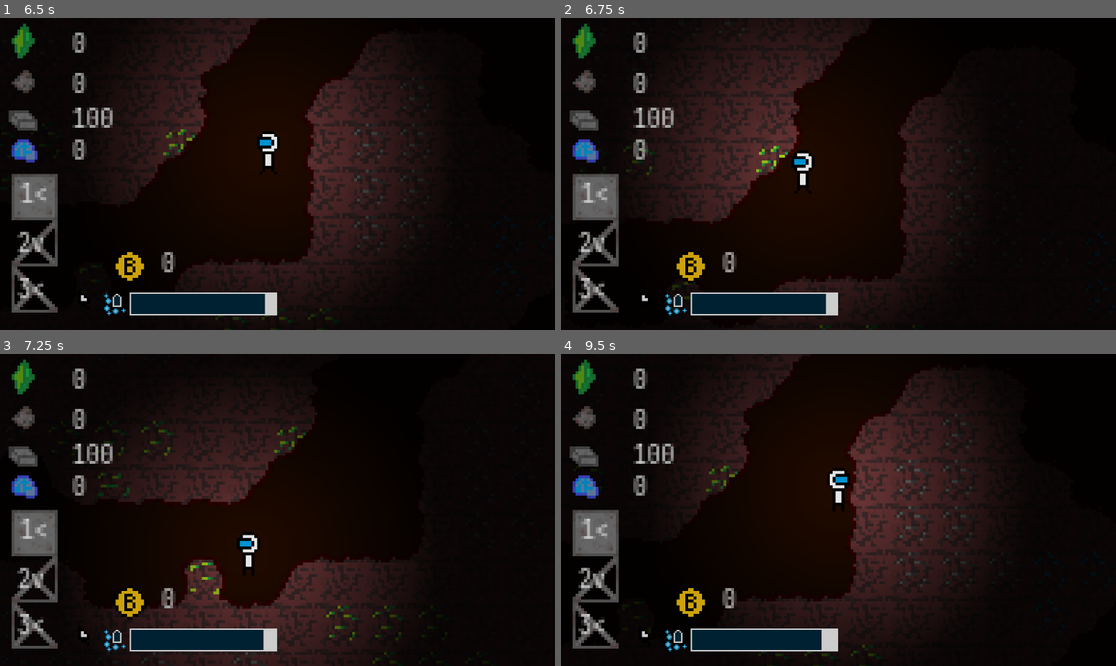
Above: before the commit, frames 1-4 (two rows, left to right).
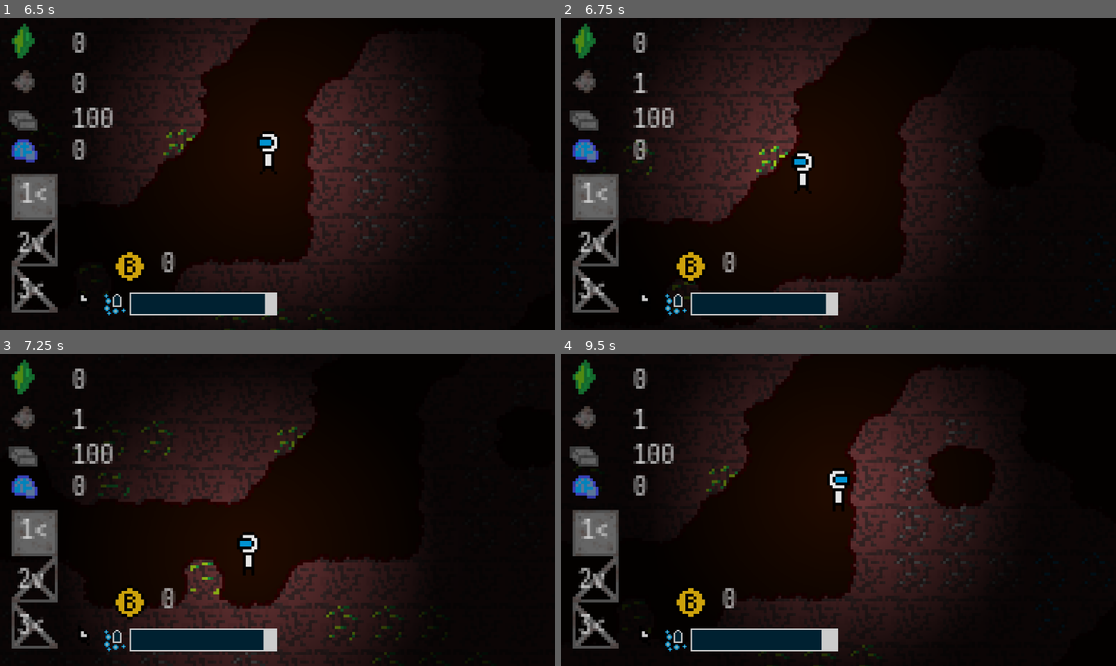
Above: after the commit, the same moments.

Repository: LukyXspacE/gamejam-campfire-prague
Game: Godot game, scene res://Tscenes/main.tscn
Two runs of this game, one before a commit and one after it. Both use one fixed random seed, a clock stepped at 60 frames per second and the inputs below.
Inputs (mouse positions are in pixels of both pictures, inside the frame that each line leads up to):
- Up to frame 1 (6.5 s): tap B (Smelt) every 0.75 s from 0.5 to 4.25 s; move the mouse to (399, 158) at 0.52 s; press the mouse at (399, 158) at 0.53 s; hold D (Right) 0.53-2.03 s; tap Space (Jump) at 0.77, 1.52, 3.02, 3.77, 4.52, 6.02 s; move the mouse to (166, 189) at 1.27 s; release the mouse at (166, 189) at 1.28 s; right-click (166, 189) at 1.35 s; move the mouse to (333, 105) at 2.02 s; hold A (Left) 2.03-2.78 s; tap 1 (Place1) at 2.1 s; move the mouse to (249, 236) at 2.77 s; hold D (Right) 2.78-4.28 s; tap 2 (Place2) at 2.85 s; move the mouse to (444, 220) at 3.52 s; tap 3 (Place3) at 3.6 s; move the mouse to (111, 127) at 4.27 s; hold A (Left) 4.28-5.03 s; tap Y (Sell) at 4.35 s; move the mouse to (305, 174) at 5.02 s; hold D (Right) 5.03-5.78 s; hold B (Smelt) 5.03-5.78 s; move the mouse to (194, 96) at 5.77 s; hold A (Left) from 5.78 s (still down); click (194, 96) at 5.85 s
- Up to frame 2 (6.75 s): keep holding A (Left); move the mouse to (960, 158) at 6.52 s; hold Right mouse button (Mine) from 6.53 s (still down)
- Up to frame 3 (7.25 s): keep holding A (Left); keep holding Right mouse button (Mine); tap Space (Jump) at 6.77 s
- Up to frame 4 (9.5 s): move the mouse to (727, 525) at 7.27 s; release A (Left) at 7.28 s; release Right mouse button (Mine) at 7.28 s; hold D (Right) from 7.28 s (still down); tap 1 (Place1) at 7.35 s; tap Space (Jump) at 7.52, 9.02 s; move the mouse to (894, 441) at 8.02 s; tap 2 (Place2) at 8.1 s; move the mouse to (810, 572) at 8.77 s; tap 3 (Place3) at 8.85 s

Frame 1 is identical in both runs. In frame 2, 0.1% of the frame differs, in the area x 13-16%, y 17-25%; in frame 3, 0.1%; in frame 4, 1.6%, in the area x 13-78%, y 17-59%.
Error before the commit: Attempt to call function 'addResource' in base 'null instance' on a null instance. (res://Scrpits/map.gd:92)

Commit message:
Fixed inventory not working bug

Diff:
--- a/Scrpits/map.gd
+++ b/Scrpits/map.gd
@@ -1,7 +1,7 @@
 extends TileMapLayer
 
 @onready var player = %Player
-@onready var  inventory = %Player/Cam/Inventorya
+@onready var  inventory = %Player/Cam/Inventory
 @onready var mineSound = $MineSound
 
 var currentBlockPlace = Vector2i(0, 0)
--- a/Tscenes/player.tscn
+++ b/Tscenes/player.tscn
@@ -66,10 +66,6 @@
 [node name="Inventory" parent="Cam" unique_id=647542133 instance=ExtResource("3_ronfq")]
 unique_name_in_owner = true
 z_index = 1000
-offset_left = -96.178276
-offset_top = -53.999996
-offset_right = -96.178276
-offset_bottom = -53.999996
 
 [node name="GameOverScreen" parent="Cam" unique_id=757181675 instance=ExtResource("4_j1iw4")]
 visible = false
Not shown, added: Build/Web/index.apple-touch-icon.png.import
Not shown, added: Build/Web/index.icon.png.import
Not shown, added: Build/Web/index.png.import
Not shown, changed: Build/Linux/linux.pck
Not shown, changed: Build/Web/index.html
Not shown, changed: Build/Web/index.pck
Not shown, changed: Build/Windows/Windows.pck
